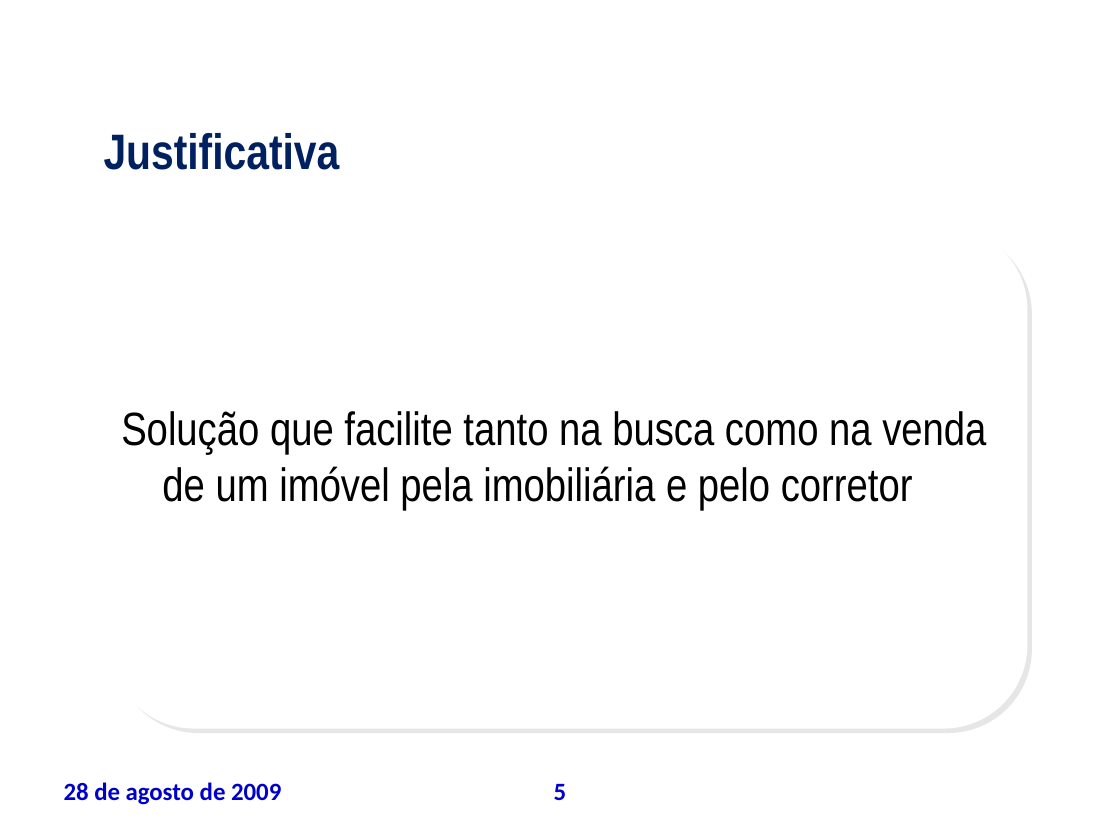
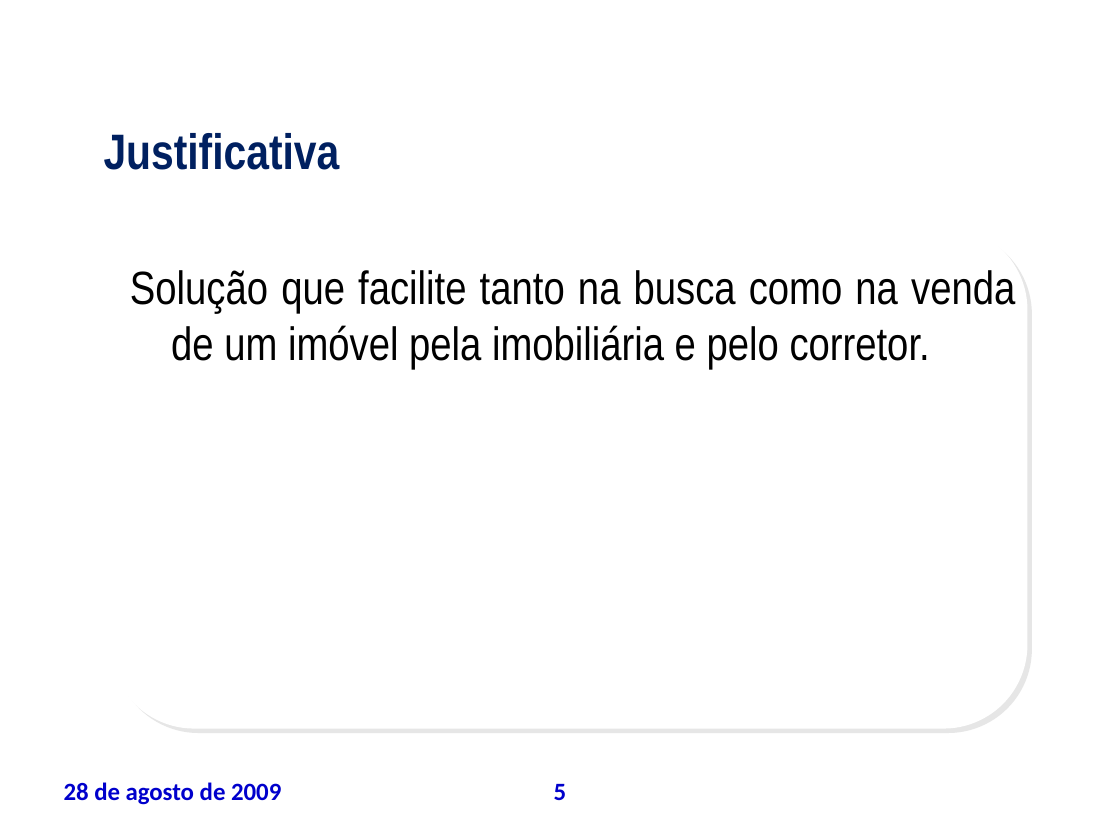
Before and after one commit to leoevaristo/psa20092, a slide deck: slide 5 of ARTEFATOS/TAP_apresentacao.ppt. Drawn at 1120x840 pixels with LibreOffice and Linux fonts; fonts in the diff are those of the drawing; background and template pictures are left out. Boxes give left, top, right and bottom in pixels: in the first picture for what was removed or moved away, otherwise in the second. Text is boxed around its words. In the diff, an @@ line names an element or a change of style, - is before the commit and + after.

```diff
--- a/ARTEFATOS/TAP_apresentacao.ppt
+++ b/ARTEFATOS/TAP_apresentacao.ppt
@@ text at (130, 270, 1015, 370): text changed @@
-Solução que facilite tanto na busca como na venda de um imóvel pela imobiliária e pelo corretor
+Solução que facilite tanto na busca como na venda de um imóvel pela imobiliária e pelo corretor.
```
Also in this commit, not shown: 6 other slides changed, 2 slides added, 1 slide removed.
